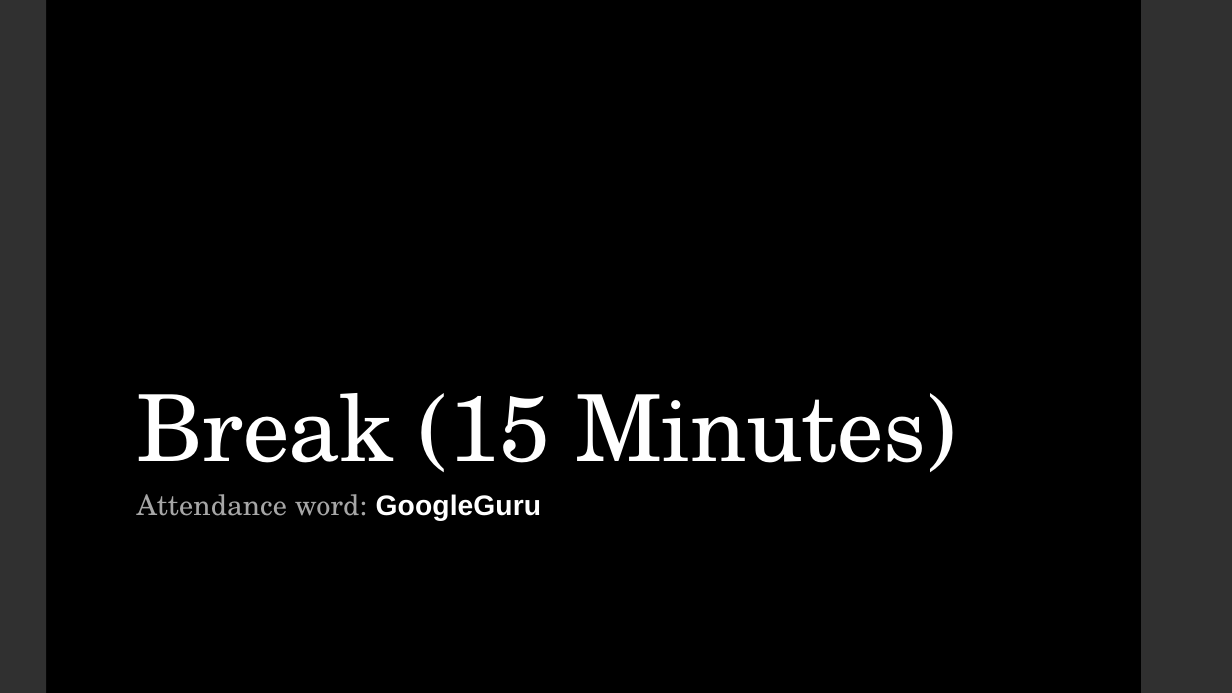
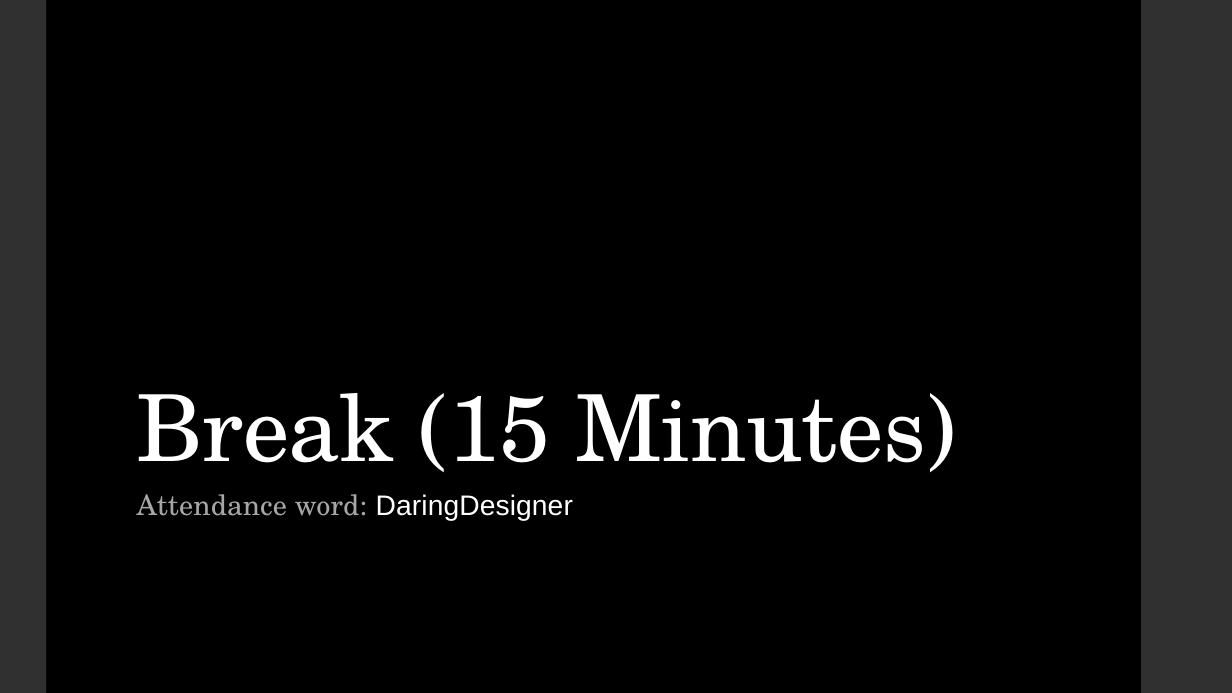
Before and after one commit to LaunchCoderGirlSTL/Data-Science-Assignments, a slide deck: slide 15 of course_material/week_06/week_06_presentation.pptx. Drawn at 1232x693 pixels with LibreOffice and Linux fonts; fonts in the diff are those of the drawing. Boxes give left, top, right and bottom in pixels: in the first picture for what was removed or moved away, otherwise in the second. Text is boxed around its words. In the diff, an @@ line names an element or a change of style, - is before the commit and + after.

```diff
--- a/course_material/week_06/week_06_presentation.pptx
+++ b/course_material/week_06/week_06_presentation.pptx
@@ subtitle at (x1=137, y1=494, x2=573, y2=521): text changed @@
-Attendance word: GoogleGuru
+Attendance word: DaringDesigner
```
Also in this commit, not shown: 1 other slide changed, 4 other files.
